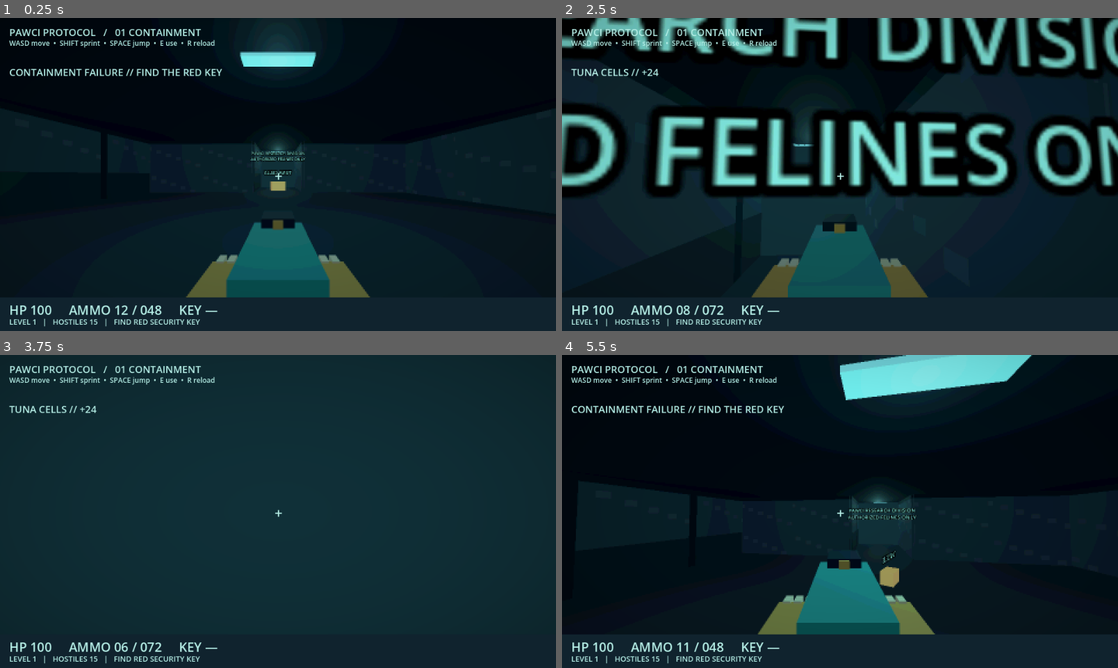
Above: before the commit, frames 1-4 (two rows, left to right).
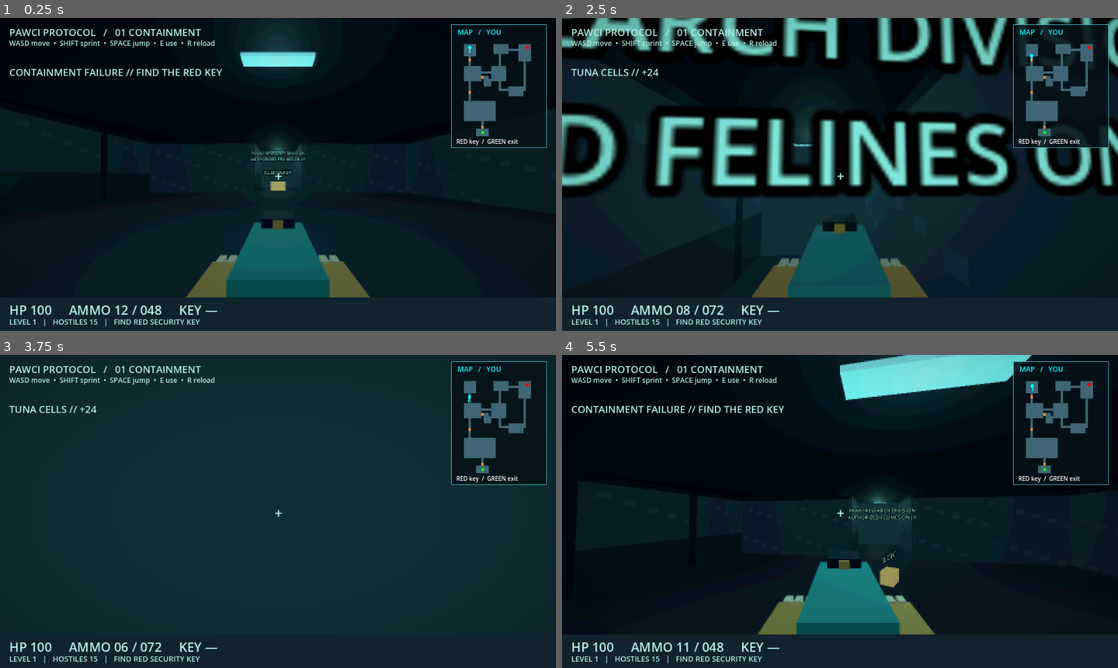
Above: after the commit, the same moments.

Repository: jkelly06/pawci-protocol
Game: Godot game, scene res://scenes/levels/Containment.tscn
Two runs of this game, one before a commit and one after it. Both use one fixed random seed, a clock stepped at 60 frames per second and the inputs below.
Inputs (mouse positions are in pixels of both pictures, inside the frame that each line leads up to):
- Up to frame 1 (0.25 s): no input
- Up to frame 2 (2.5 s): move the mouse to (867, 174) at 0.52 s; hold Shift (sprint) 0.53-1.28 s; hold W (forward) from 0.53 s (still down); click (867, 174) at 0.67 s; tap Space (jump) at 0.77, 0.8, 1.07, 1.35, 1.52, 1.82, 2.3 s; move the mouse to (812, 174) at 1.27 s; click (812, 174) at 1.42 s; tap Shift (sprint) at 1.55 s; move the mouse to (851, 168) at 2.02 s; press the mouse at (851, 168) at 2.03 s
- Up to frame 3 (3.75 s): keep holding W (forward); move the mouse to (272, 517) at 2.77 s; release the mouse at (272, 517) at 2.78 s; tap E (interact) at 2.85 s; click (272, 517) at 2.92 s; tap Space (jump) at 3.02, 3.32 s; tap Shift (sprint) at 3.05 s; move the mouse to (316, 514) at 3.52 s; hold Shift (sprint) from 3.53 s (still down); click (316, 514) at 3.67 s
- Up to frame 4 (5.5 s): tap Space (jump) at 3.77, 3.8, 4.07, 5.27 s; tap Escape (pause) at 4.15 s; release W (forward) at 4.25 s; release Shift (sprint) at 4.25 s; click "RESTART CONTAINMENT" at 4.25 s; tap Enter at 5 s; move the mouse to (795, 508) at 5.02 s; hold W (forward) from 5.03 s (still down); tap Shift (sprint) at 5.1 s; click (795, 508) at 5.17 s

The runs differ from the first frame. In frame 1, 1.8% of the frame differs, in the area x 81-99%, y 2-42%; in frame 2, 3.0%; in frame 3, 1.6%; in frame 4, 1.9%.

Commit message:
Add files via upload

Diff:
--- a/scripts/hud.gd
+++ b/scripts/hud.gd
@@ -1,4 +1,6 @@
 extends CanvasLayer
+var touch_layer: Control
+var map_view: Control
 var root: Control
 var stats: Label
 var objective: Label
@@ -36,9 +38,11 @@
  layer=2
  process_mode=Node.PROCESS_MODE_ALWAYS
  root=Control.new()
- root.set_anchors_and_offsets_preset(Control.PRESET_FULL_RECT)
+ root.set_anchors_and_offsets_preset(Control.PRESET_TOP_LEFT)
  root.mouse_filter=Control.MOUSE_FILTER_IGNORE
  add_child(root)
+ root.size=get_viewport().get_visible_rect().size
+ get_viewport().size_changed.connect(func(): root.size=get_viewport().get_visible_rect().size)
  var bar=ColorRect.new()
  bar.color=Color("10232e")
  bar.set_anchors_and_offsets_preset(Control.PRESET_BOTTOM_WIDE)
@@ -48,7 +52,7 @@
  stats=label_at("",Vector2(0,1),Vector2(16,-52),22)
  objective=label_at("",Vector2(0,1),Vector2(16,-25),13)
  label_at("PAWCI PROTOCOL   /   01 CONTAINMENT",Vector2.ZERO,Vector2(16,12),17)
- label_at("WASD move  •  SHIFT sprint  •  SPACE jump  •  E use  •  R reload",Vector2.ZERO,Vector2(16,35),12)
+ var help=label_at("WASD move  •  SHIFT sprint  •  SPACE jump  •  E use  •  R reload",Vector2.ZERO,Vector2(16,35),12)
  toast=label_at("",Vector2(0,0.15),Vector2(16,0),17)
  subtitles=label_at("",Vector2(0,1),Vector2(16,-103),15)
  subtitles.autowrap_mode=TextServer.AUTOWRAP_WORD_SMART
@@ -87,12 +91,22 @@
  column.add_child(quit)
  panel.hide()
  mobile=DisplayServer.is_touchscreen_available() or OS.has_feature("mobile") or "--touch" in OS.get_cmdline_user_args()
- if mobile: build_touch()
+ map_view=preload("res://scripts/minimap.gd").new()
+ root.add_child(map_view)
+ map_view.set_anchors_and_offsets_preset(Control.PRESET_TOP_RIGHT)
+ map_view.position=Vector2(root.size.x-180,12)
+ map_view.size=Vector2(164,212)
+ if OS.has_feature("web"):
+  mobile=mobile or bool(JavaScriptBridge.eval("navigator.maxTouchPoints > 0"))
+ if mobile:
+  help.text="LEFT PAD move  /  DRAG RIGHT look  /  MAP top right"
+  build_touch()
+ root.move_child(panel,-1)
  if OS.has_feature("web"):
   get_tree().paused=true
   Input.mouse_mode=Input.MOUSE_MODE_VISIBLE
   panel.show()
-  panel_title.text="PAWCI PROTOCOL\nTurn phone sideways to play"
+  panel_title.text="PAWCI PROTOCOL\nTap START GAME to play"
   resume_button.text="START GAME"
  Game.changed.connect(refresh)
  refresh()
@@ -111,6 +125,10 @@
  toast.visible=toast_timer>0
  subtitles.visible=subtitle_timer>0
  subtitles.size.x=root.size.x-32
+ if is_instance_valid(touch_layer): touch_layer.visible=not get_tree().paused
+ if is_instance_valid(map_view):
+  map_view.position=Vector2(root.size.x-180,12)
+  map_view.visible=not get_tree().paused
  refresh()
 func message(text:String):
  toast.text=text
@@ -118,6 +136,13 @@
 func subtitle(text:String):
  subtitles.text=text
  subtitle_timer=8
+func _input(event):
+ # Release tracked fingers even when they end over a UI button.
+ if event is InputEventScreenTouch and not event.pressed and is_instance_valid(Game.player):
+  if event.index==move_id:
+   move_id=-1
+   Game.player.touch_move=Vector2.ZERO
+  if event.index==look_id: look_id=-1
 func _unhandled_input(event):
  if event.is_action_pressed("pause") and Game.health>0 and not Game.finished: toggle_pause()
  if not mobile or get_tree().paused: return
@@ -152,15 +177,24 @@
  resume_button.hide()
  panel_title.text=("CONTAINMENT WING CLEARED\nLEVEL COMPLETE" if won else "NINE LIVES. ZERO REMAINING.\nRESEARCH SUBJECT LOST")+"\n%d kills • %02d:%02d • Secret %s" % [Game.kills,int(Game.elapsed)/60,int(Game.elapsed)%60,"YES" if Game.secret else "NO"]
 func build_touch():
- label_at("DRAG TO MOVE",Vector2(0,1),Vector2(22,-145),14)
+ touch_layer=Control.new()
+ root.add_child(touch_layer)
+ touch_layer.set_anchors_and_offsets_preset(Control.PRESET_FULL_RECT)
+ touch_layer.mouse_filter=Control.MOUSE_FILTER_IGNORE
+ # Controls sit inward, around the middle height, leaving the reticle clear.
  var actions=["FIRE","USE","RELOAD","JUMP","PAUSE"]
+ var offsets=[Vector2(0,0),Vector2(96,0),Vector2(0,62),Vector2(96,62),Vector2(48,124)]
  for i in actions.size():
   var button=Button.new()
+  touch_layer.add_child(button)
   button.text=actions[i]
-  button.set_anchors_and_offsets_preset(Control.PRESET_BOTTOM_RIGHT)
-  button.position=Vector2(-100,-125-i*55)
-  button.size=Vector2(90,48)
-  root.add_child(button)
+  button.anchor_left=0.62
+  button.anchor_top=0.45
+  button.anchor_right=0.62
+  button.anchor_bottom=0.45
+  button.position=Vector2(root.size.x*0.62,root.size.y*0.45)+offsets[i]
+  button.size=Vector2(90,54)
+  button.modulate=Color(1,1,1,0.8)
   if i==0:
    button.button_down.connect(func(): Game.player.touch_fire=true)
    button.button_up.connect(func(): Game.player.touch_fire=false)
@@ -171,3 +205,12 @@
     if Game.player.is_on_floor(): Game.player.velocity.y=6
    )
   else: button.pressed.connect(toggle_pause)
+ var pad=preload("res://scripts/minimap.gd").new()
+ pad.joystick=true
+ touch_layer.add_child(pad)
+ pad.anchor_left=0.28
+ pad.anchor_right=0.28
+ pad.anchor_top=0.59
+ pad.anchor_bottom=0.59
+ pad.position=Vector2(root.size.x*0.28-60,root.size.y*0.59-60)
+ pad.size=Vector2(120,120)
--- /dev/null
+++ b/scripts/minimap.gd
@@ -0,0 +1,33 @@
+extends Control
+var joystick := false
+func _ready():
+ mouse_filter=Control.MOUSE_FILTER_IGNORE
+func _process(_dt):
+ queue_redraw()
+func _draw():
+ if joystick:
+  draw_circle(Vector2(60,60),58,Color(0.05,0.2,0.25,0.45))
+  draw_arc(Vector2(60,60),58,0,TAU,48,Color(0.5,0.9,0.9,0.7),2)
+  var movement=Game.player.touch_move if is_instance_valid(Game.player) else Vector2.ZERO
+  draw_circle(Vector2(60,60)+movement*36,20,Color(0.5,0.9,0.9,0.6))
+  return
+ draw_rect(Rect2(Vector2.ZERO,size),Color(0.02,0.07,0.1,0.88))
+ draw_rect(Rect2(Vector2.ZERO,size),Color(0.3,0.7,0.75),false,1)
+ var font=ThemeDB.fallback_font
+ draw_string(font,Vector2(10,17),"MAP   /   YOU",HORIZONTAL_ALIGNMENT_LEFT,-1,12,Color.CYAN)
+ if not is_instance_valid(Game.level): return
+ var scale_factor=4.3
+ var origin=Vector2(12,24)
+ for cell in Game.level.cells:
+  draw_rect(Rect2(origin+Vector2(cell)*scale_factor,Vector2.ONE*scale_factor),Color(0.25,0.4,0.46))
+ for cell in Game.level.blocked:
+  draw_rect(Rect2(origin+Vector2(cell)*scale_factor,Vector2.ONE*scale_factor),Color(1,0.55,0.25))
+ if not Game.red_key:
+  draw_circle(origin+(Vector2(27,3)+Vector2.ONE*0.5)*scale_factor,3,Color.RED)
+ draw_rect(Rect2(origin+Vector2(9,37)*scale_factor,Vector2(5,5)),Color.GREEN)
+ if is_instance_valid(Game.player):
+  var pos=origin+(Vector2(Game.player.position.x,Game.player.position.z)/3.0+Vector2.ONE*0.5)*scale_factor
+  var facing=Vector2(-sin(Game.player.rotation.y),-cos(Game.player.rotation.y))
+  draw_circle(pos,3,Color.CYAN)
+  draw_line(pos,pos+facing*9,Color.CYAN,2)
+ draw_string(font,Vector2(8,205),"RED key  /  GREEN exit",HORIZONTAL_ALIGNMENT_LEFT,-1,10,Color.WHITE)
